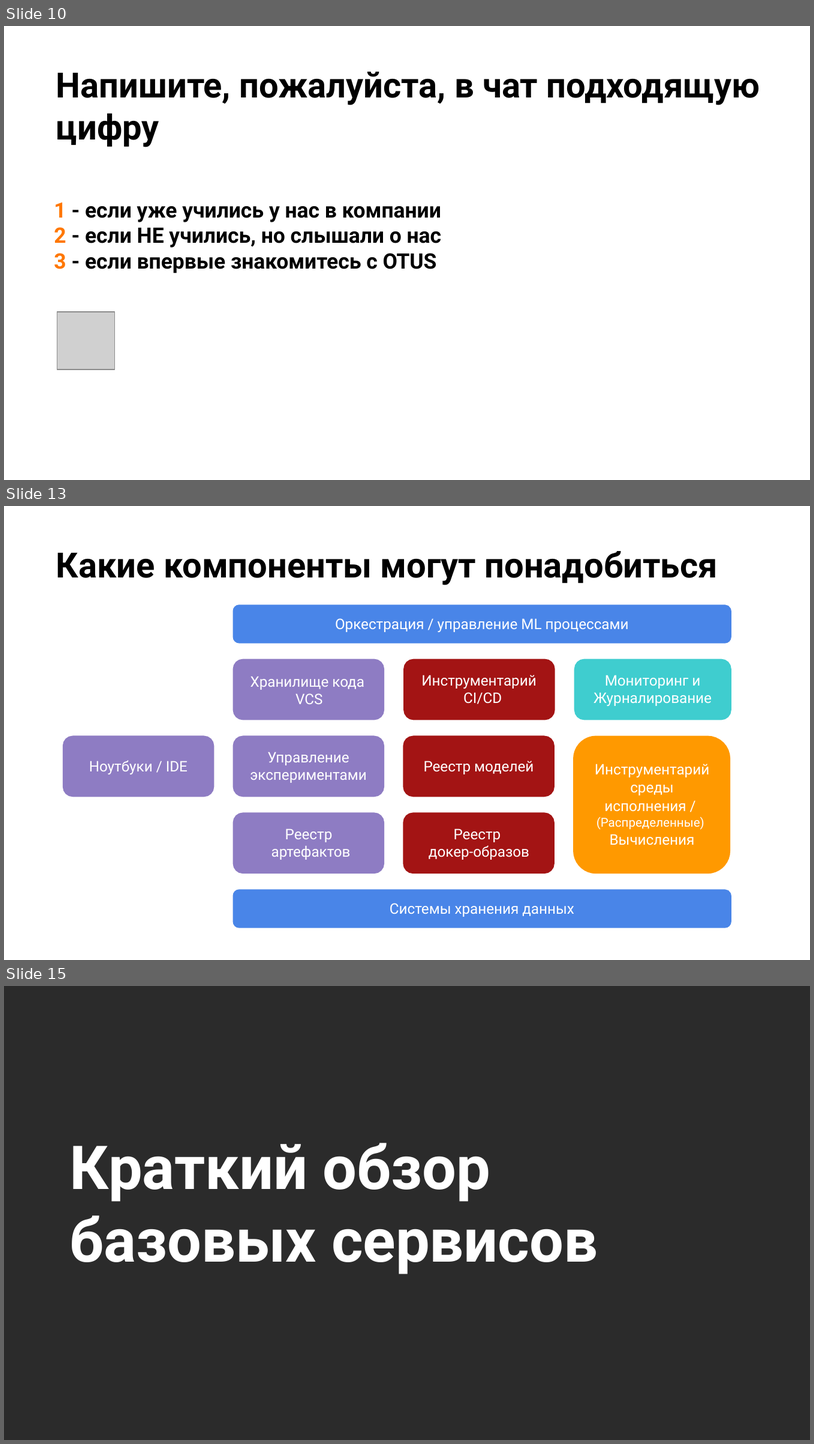
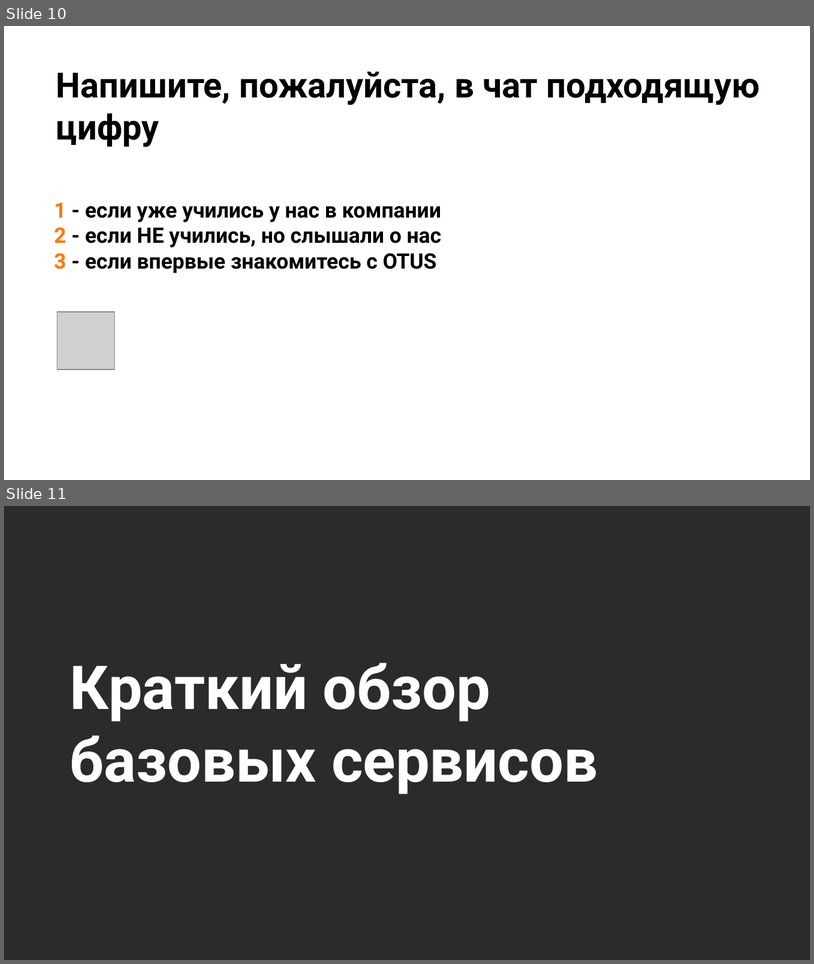
Before and after one commit to stureiko/Otus_lectures, a slide deck: MLOps/Open_Day_YandexCloud/Presentation/Open_day_YandexCloud.pptx. Shown one above the other, each under a label of ours: slides 10, 13 and 15 before the commit, slides 10 and 11 after it; the slides between them are not shown. The pictures are 814x1444 and 814x964 pixels, drawn with LibreOffice and Linux fonts; fonts in the diff are those of the drawing; grey boxes stand for pictures; background and template pictures are left out; a plain dark background stands for a picture behind light text. Boxes give left, top, right and bottom in pixels: in the first picture for what was removed or moved away, otherwise in the second. Text is boxed around its words. In the diff, an @@ line names an element or a change of style, - is before the commit and + after.

```diff
--- a/MLOps/Open_Day_YandexCloud/Presentation/Open_day_YandexCloud.pptx
+++ b/MLOps/Open_Day_YandexCloud/Presentation/Open_day_YandexCloud.pptx
@@ slide 13 removed at (x1=4, y1=506, x2=810, y2=960), background #FFFFFF @@
@@ title removed at (x1=56, y1=551, x2=718, y2=585) @@
-Какие компоненты могут понадобиться
@@ freeform shape removed at (x1=233, y1=604, x2=732, y2=643) @@
@@ text removed at (x1=335, y1=618, x2=629, y2=632) @@
-Оркестрация / управление ML процессами
@@ freeform shape removed at (x1=233, y1=658, x2=384, y2=720) @@
@@ freeform shape removed at (x1=404, y1=658, x2=555, y2=720) @@
@@ freeform shape removed at (x1=574, y1=658, x2=731, y2=720) @@
@@ text removed at (x1=251, y1=676, x2=365, y2=704) @@
-Хранилище кода VCS
@@ text removed at (x1=422, y1=675, x2=536, y2=704) @@
-Инструментарий CI/CD
@@ text removed at (x1=594, y1=675, x2=712, y2=706) @@
-Мониторинг и Журналирование
@@ freeform shape removed at (x1=63, y1=736, x2=215, y2=797) @@
@@ freeform shape removed at (x1=233, y1=736, x2=384, y2=797) @@
@@ freeform shape removed at (x1=403, y1=736, x2=555, y2=797) @@
@@ freeform shape removed at (x1=573, y1=736, x2=731, y2=874) @@
@@ text removed at (x1=250, y1=752, x2=366, y2=783) @@
-Управление экспериментами
@@ text removed at (x1=89, y1=760, x2=188, y2=774) @@
-Ноутбуки / IDE
@@ text removed at (x1=424, y1=760, x2=534, y2=774) @@
-Реестр моделей
@@ text removed at (x1=595, y1=763, x2=710, y2=845) @@
-Инструментарий среды исполнения / (Распределенные) Вычисления
@@ freeform shape removed at (x1=233, y1=813, x2=384, y2=874) @@
@@ text removed at (x1=272, y1=829, x2=351, y2=859) @@
-Реестр артефактов
@@ freeform shape removed at (x1=403, y1=813, x2=555, y2=874) @@
@@ text removed at (x1=429, y1=828, x2=530, y2=859) @@
-Реестр
-докер-образов
@@ freeform shape removed at (x1=233, y1=889, x2=732, y2=928) @@
@@ text removed at (x1=390, y1=903, x2=575, y2=916) @@
-Системы хранения данных
@@ what was slide 15 is now slide 11 @@
```
Also in this commit, not shown: 10 slides changed, 3 other slides removed, 37 other files.
